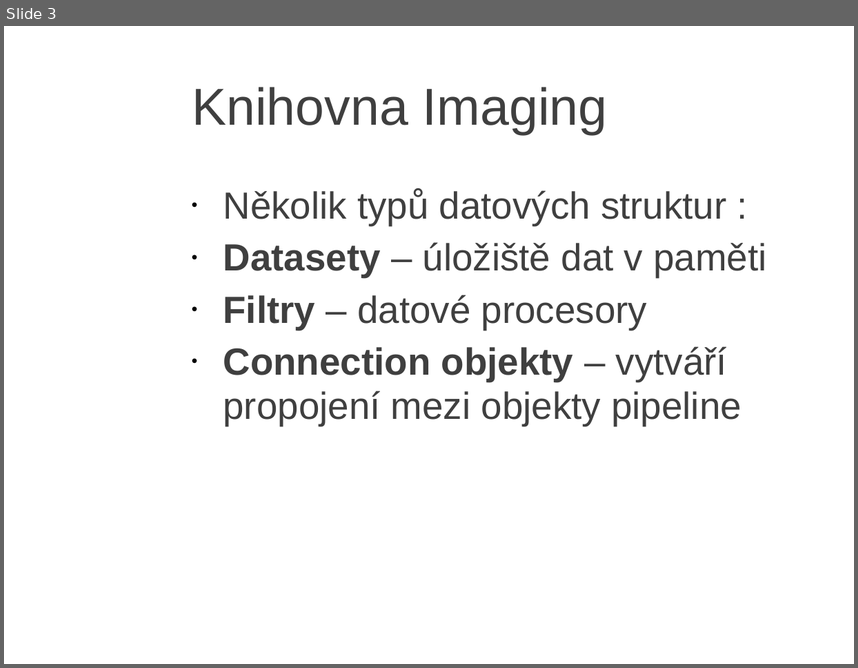
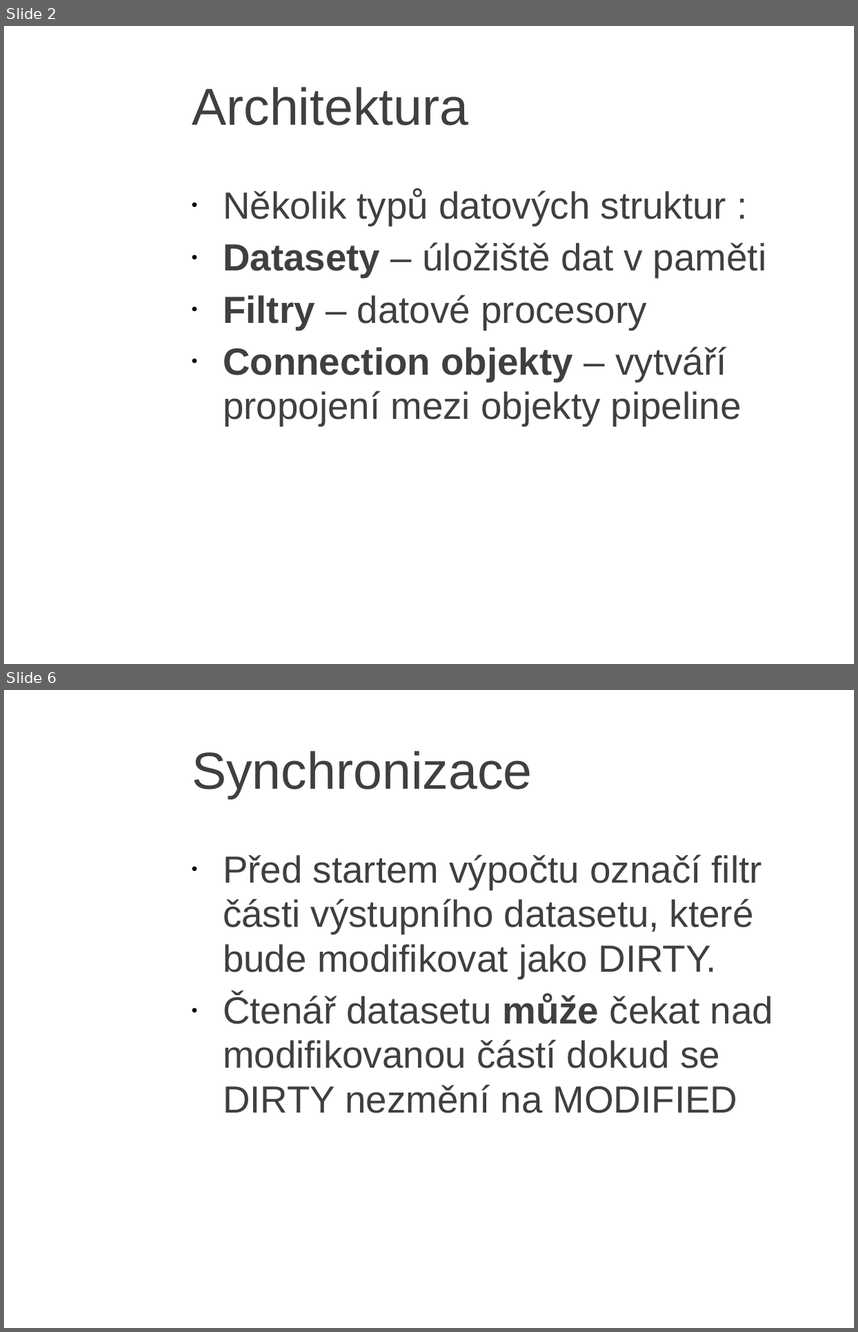
Before and after one commit to JanKolomaznik/MedV4D, a slide deck: doc/Presentation/Imaging.ppt. Shown one above the other, each under a label of ours: slide 3 before the commit, slides 2 and 6 after it; the slides between them are not shown. The pictures are 858x668 and 858x1332 pixels, drawn with LibreOffice and Linux fonts; fonts in the diff are those of the drawing; background and template pictures are left out. Boxes give left, top, right and bottom in pixels: in the first picture for what was removed or moved away, otherwise in the second. Text is boxed around its words. In the diff, an @@ line names an element or a change of style, - is before the commit and + after.

```diff
--- a/doc/Presentation/Imaging.ppt
+++ b/doc/Presentation/Imaging.ppt
@@ slide 6 added at <box>4,690,854,1328</box>, background picture (left out) @@
@@ title added at <box>192,751,533,798</box>, 44 pt, text #3F3F3F @@
+Synchronizace
@@ text added at <box>223,854,773,1113</box>, 32 pt, text #3F3F3F @@
+• Před startem výpočtu označí filtr části výstupního datasetu, které bude modifikovat jako DIRTY.
+• Čtenář datasetu může čekat nad modifikovanou částí dokud se DIRTY nezmění na MODIFIED
@@ what was slide 3 is now slide 2 @@
@@ slide 2 changed as well @@
@@ title at <box>192,87,468,125</box>: text changed @@
-Knihovna Imaging
+Architektura
```
Also in this commit, not shown: 1 other slide changed, 4 other slides added, 4 slides removed.
